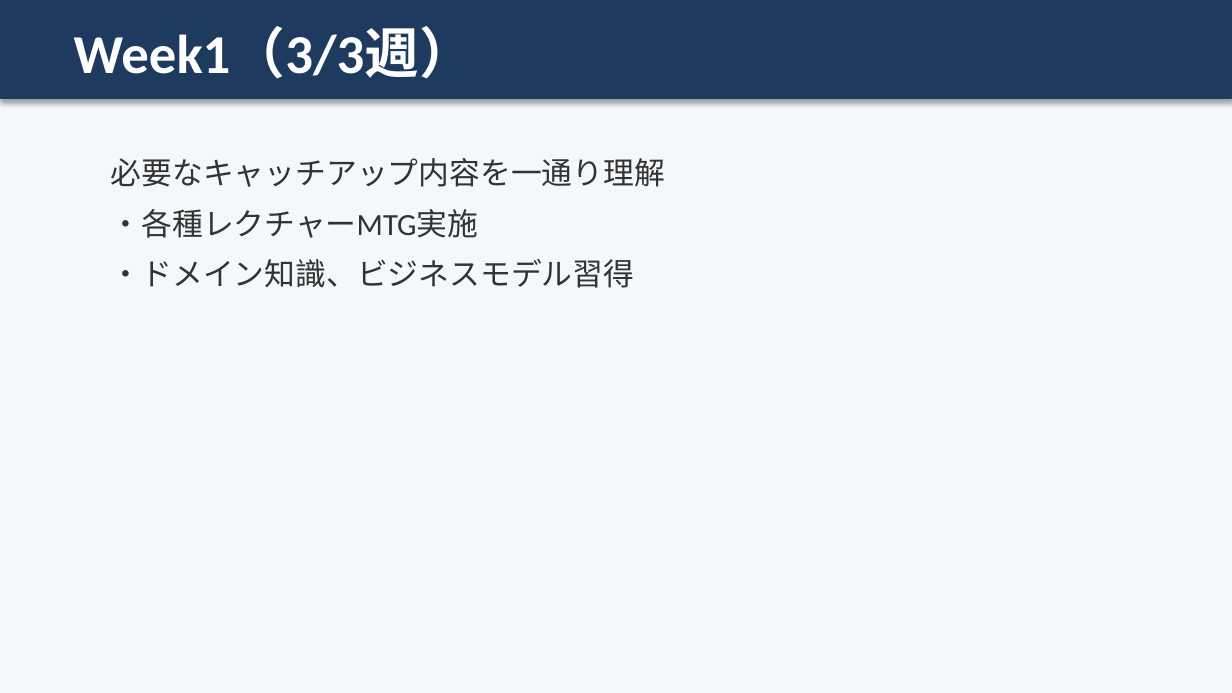
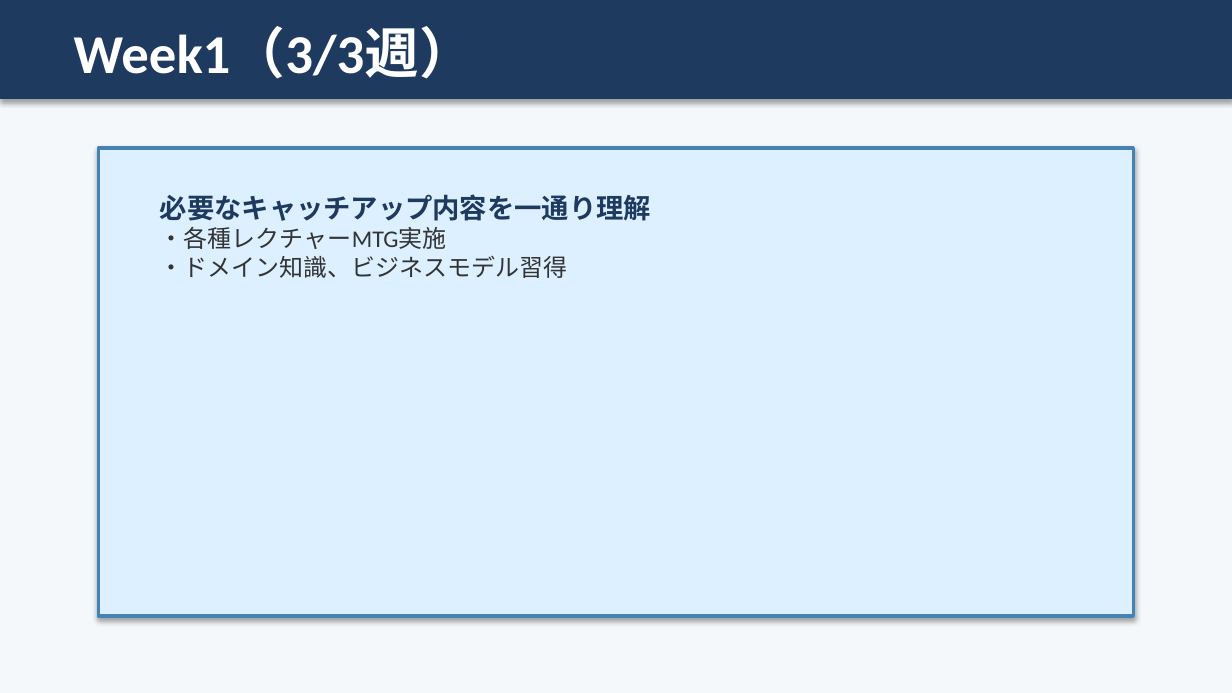
Before and after one commit to shoichitsuno-collab/MySpace_Shoichi-Tsuno, a slide deck: slide 5 of 匠技研工業プロジェクト_オンボーディング計画.pptx. Drawn at 1232x693 pixels with LibreOffice and Linux fonts; fonts in the diff are those of the drawing. Boxes give left, top, right and bottom in pixels: in the first picture for what was removed or moved away, otherwise in the second. Text is boxed around its words. In the diff, an @@ line names an element or a change of style, - is before the commit and + after.

```diff
--- a/匠技研工業プロジェクト_オンボーディング計画.pptx
+++ b/匠技研工業プロジェクト_オンボーディング計画.pptx
@@ rectangle added at <box>99,148,1133,616</box>, fill #DCF0FF, outline #4682B4 2 pt @@
@@ text "必要なキャッチアップ内容を一通り理解": place and size @@
-text "必要なキャッチアップ内容を一通り理解" at <box>111,158,665,288</box>
+text "必要なキャッチアップ内容を一通り理解" at <box>160,194,651,278</box>
@@ text "必要なキャッチアップ内容を一通り理解" at <box>160,194,651,278</box>: size 18 to 16 pt, text colour #333333 to #1E3A5F, bold on in "必要なキャッチアップ内容を一通り理解"; size 18 to 14 pt in "・各種レクチャーMTG実施", "・ドメイン知識、ビジネスモデル習得"; less space between paragraphs @@
```
Also in this commit, not shown: 12 other slides changed.
